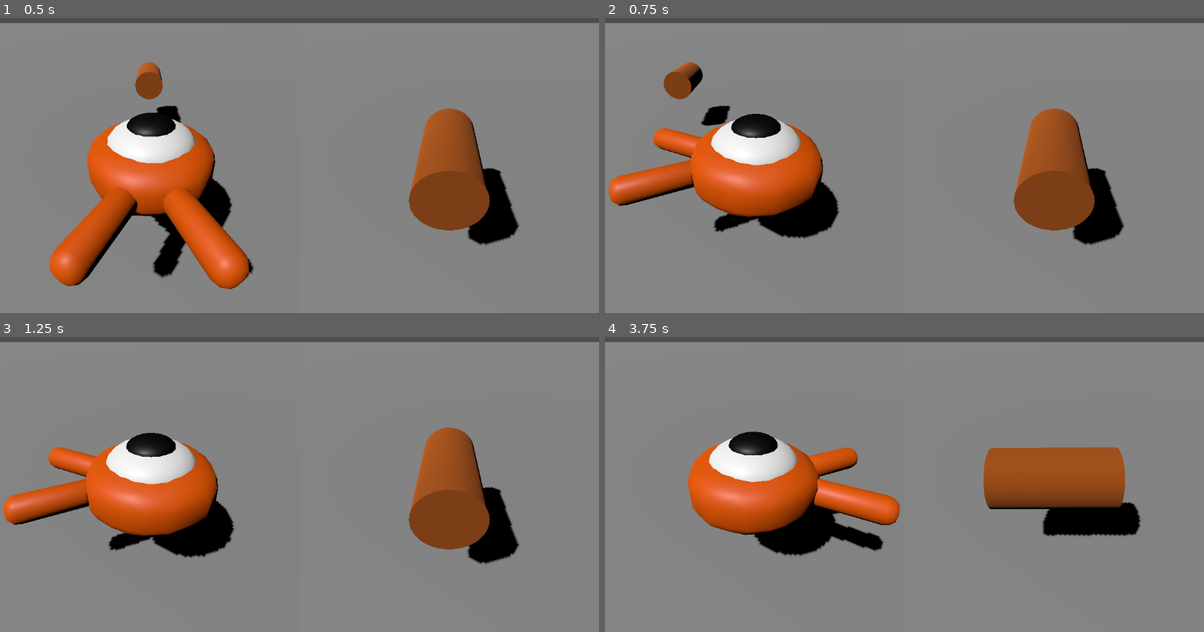
Above: before the commit, frames 1-4 (two rows, left to right).
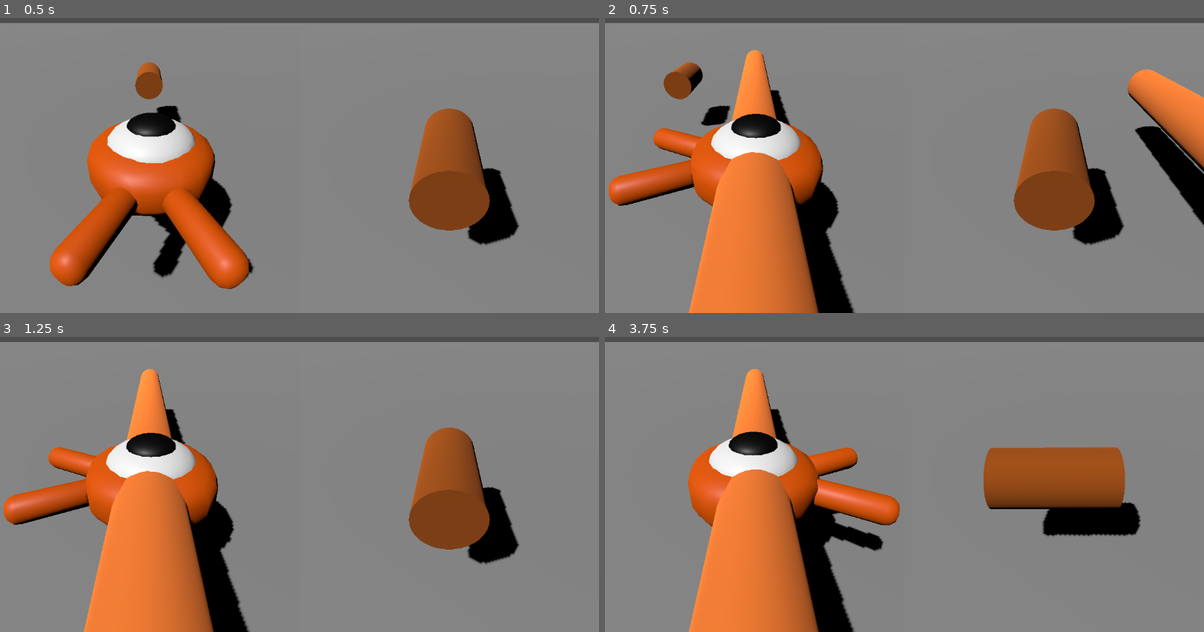
Above: after the commit, the same moments.

Repository: jensenq/folklore-gamejam
Game: Godot game, scene res://main.tscn
Same seed, same stepped clock (60 frames per second), same inputs: the game is played once before the commit and once after it.
Inputs:
- Up to frame 1 (0.5 s): no input
- Up to frame 2 (0.75 s): tap Enter at 0.5 s; hold D (p1_right) from 0.53 s (still down); hold Z (p1_attack) from 0.53 s (still down)
- Up to frame 3 (1.25 s): keep holding D (p1_right); keep holding Z (p1_attack)
- Up to frame 4 (3.75 s): release D (p1_right) at 1.28 s; release Z (p1_attack) at 1.28 s; hold S (p1_back) 1.28-2.03 s; tap Z (p1_attack) at 1.35, 2.3, 3.05 s; hold D (p1_right) 2.03-2.78 s; hold Down (p2_back) 2.03-2.78 s; hold W (p1_forward) 2.78-3.53 s; tap Up (p2_forward) at 2.85 s; hold A (p1_left) from 3.53 s (still down); hold Left (p2_left) from 3.53 s (still down)

Frame 1 is identical in both runs. In frame 2, 14% of the frame differs, in the area x 13-100%, y 10-100%; in frame 3, 11%; in frame 4, 11%.

Commit message:
tentacle spawn

Diff:
--- a/kraken.gd
+++ b/kraken.gd
@@ -1,7 +1,14 @@
 extends CharacterBody3D
 
+@export var tentacle_scene: PackedScene
 @export var speed = 14
 var target_velocity = Vector3.ZERO
+
+func attack():
+	var tentacle = tentacle_scene.instantiate()
+	var spawn_location = get_node(".")
+	add_child(tentacle)
+
 
 func detect_collision():
 
@@ -34,6 +41,8 @@
 		direction.z += 1
 	if Input.is_action_pressed("p1_forward"):
 		direction.z -= 1
+	if Input.is_action_pressed("p1_attack"):
+		attack()
 
 	if direction != Vector3.ZERO:
 		direction = direction.normalized()
--- a/kraken.tscn
+++ b/kraken.tscn
@@ -1,7 +1,8 @@
-[gd_scene load_steps=4 format=3 uid="uid://dwy64m5beu418"]
+[gd_scene load_steps=5 format=3 uid="uid://dwy64m5beu418"]
 
 [ext_resource type="PackedScene" uid="uid://crstkrr16d30w" path="res://assets/player.glb" id="1_b230b"]
 [ext_resource type="Script" path="res://kraken.gd" id="1_juglr"]
+[ext_resource type="PackedScene" uid="uid://bl556mcag0whk" path="res://tentacle.tscn" id="2_r5qe6"]
 
 [sub_resource type="SphereShape3D" id="SphereShape3D_ltego"]
 radius = 1.1521
@@ -10,6 +11,7 @@
 transform = Transform3D(1, 0, 0, 0, 1, 0, 0, 0, 1, 0, -0.825524, 0)
 collision_mask = 6
 script = ExtResource("1_juglr")
+tentacle_scene = ExtResource("2_r5qe6")
 
 [node name="pivot" type="Node3D" parent="."]
 
--- /dev/null
+++ b/tentacle.gd
@@ -0,0 +1 @@
+extends Node3D
--- /dev/null
+++ b/tentacle.tscn
@@ -0,0 +1,18 @@
+[gd_scene load_steps=4 format=3 uid="uid://bl556mcag0whk"]
+
+[ext_resource type="Script" path="res://tentacle.gd" id="1_jruwa"]
+
+[sub_resource type="CylinderMesh" id="CylinderMesh_8ybre"]
+
+[sub_resource type="StandardMaterial3D" id="StandardMaterial3D_sql70"]
+albedo_color = Color(1, 0.505882, 0.188235, 1)
+
+[node name="tentacle" type="Node3D"]
+script = ExtResource("1_jruwa")
+
+[node name="pivot" type="Node3D" parent="."]
+transform = Transform3D(1, 0, -1.5246e-23, -1.5246e-23, -4.37114e-07, -1, 0, 10, -4.37114e-08, 0, 0, 0)
+
+[node name="MeshInstance3D" type="MeshInstance3D" parent="pivot"]
+mesh = SubResource("CylinderMesh_8ybre")
+surface_material_override/0 = SubResource("StandardMaterial3D_sql70")
